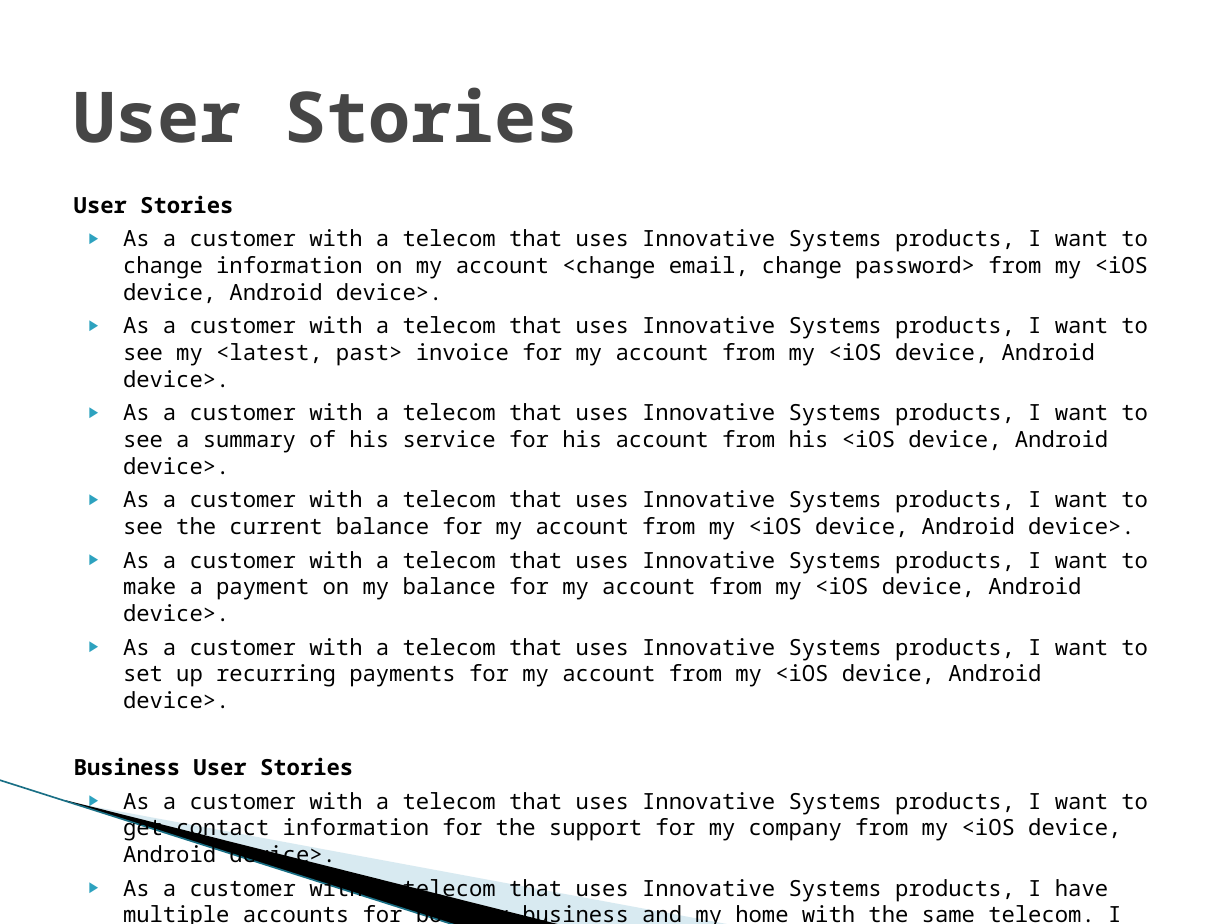
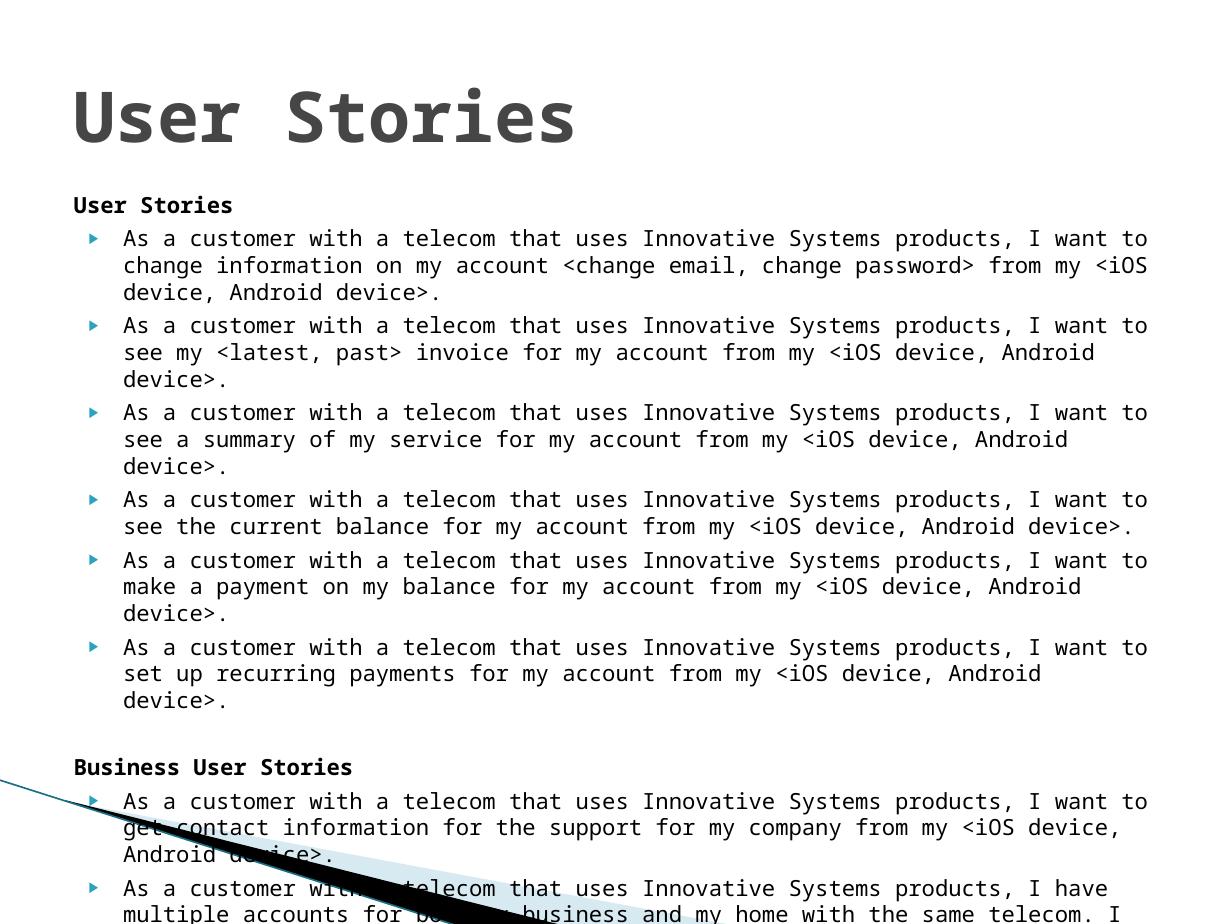
Before and after one commit to SDSMT-CSC/ECPMA, a slide deck: slide 4 of Documentation/Presentation1.pptx. Drawn at 1232x924 pixels with LibreOffice and Linux fonts; fonts in the diff are those of the drawing; background and template pictures are left out. Boxes give left, top, right and bottom in pixels: in the first picture for what was removed or moved away, otherwise in the second. Text is boxed around its words. In the diff, an @@ line names an element or a change of style, - is before the commit and + after.

```diff
--- a/Documentation/Presentation1.pptx
+++ b/Documentation/Presentation1.pptx
@@ text at [123,403,1148,475]: text changed @@
-▶ As a customer with a telecom that uses Innovative Systems products, I want to see a summary of his service for his account from his <iOS device, Android device>.
+▶ As a customer with a telecom that uses Innovative Systems products, I want to see a summary of my service for my account from my <iOS device, Android device>.
```
Also in this commit, not shown: 1 other slide changed, 1 other file.
